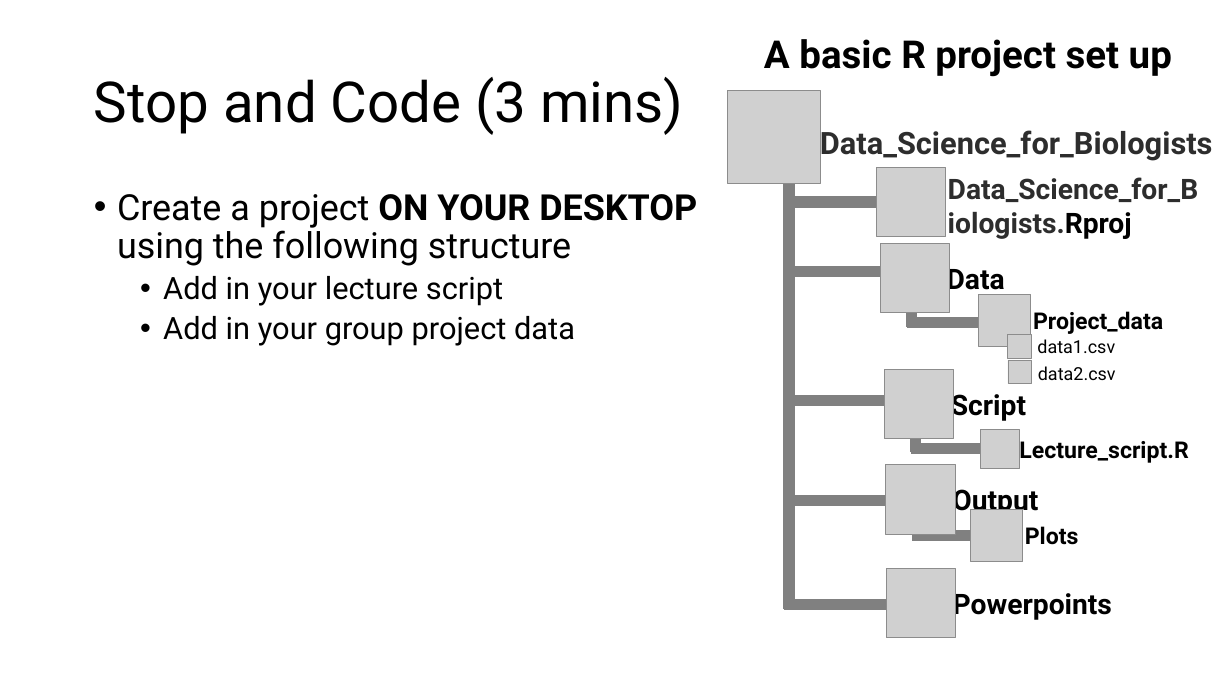
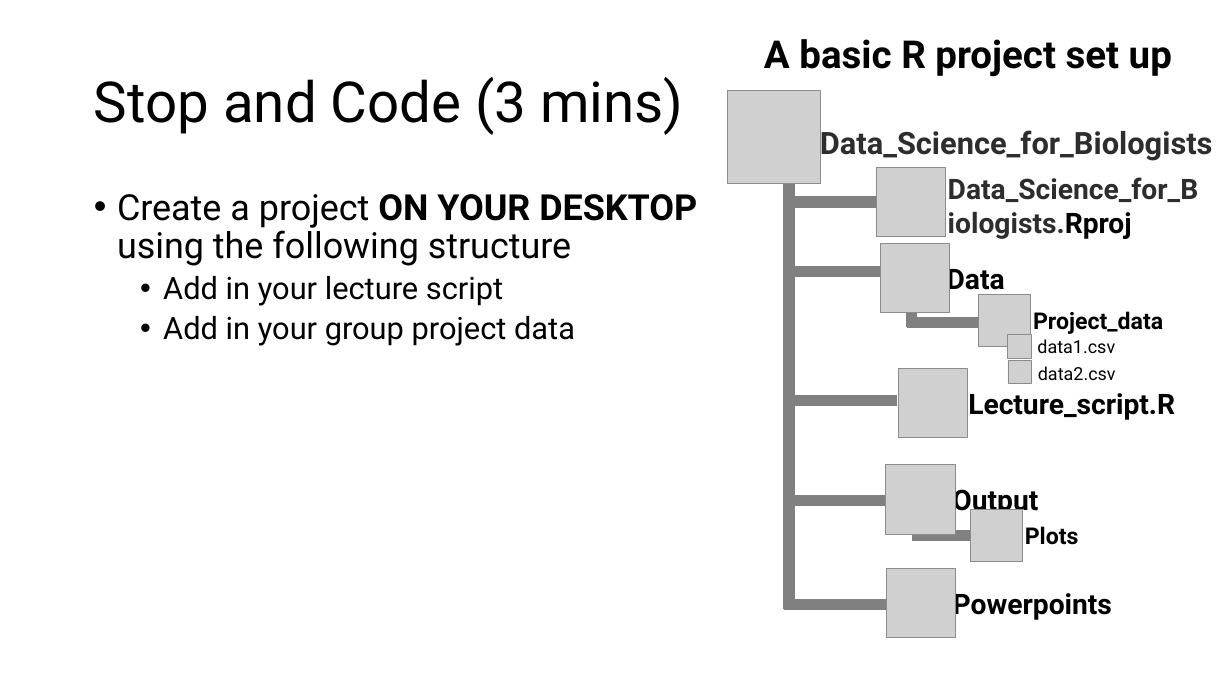
Before and after one commit to kris-wild/BIOL90041, a slide deck: slide 8 of Week_2/Workshop/Workshop_1.pptx (slide 13 before the commit). Drawn at 1232x693 pixels with LibreOffice and Linux fonts; fonts in the diff are those of the drawing; grey boxes stand for pictures. Boxes give left, top, right and bottom in pixels: in the first picture for what was removed or moved away, otherwise in the second. Text is boxed around its words. In the diff, an @@ line names an element or a change of style, - is before the commit and + after.

```diff
--- a/Week_2/Workshop/Workshop_1.pptx
+++ b/Week_2/Workshop/Workshop_1.pptx
@@ picture removed at box(884, 370, 954, 439) @@
@@ picture: place and size @@
-picture at box(981, 430, 1019, 469)
+picture at box(898, 369, 968, 438)
@@ text removed at box(951, 389, 1026, 422) @@
-Script
@@ text "Lecture_script.R": place and size @@
-text "Lecture_script.R" at box(1019, 438, 1188, 464)
+text "Lecture_script.R" at box(968, 393, 1175, 420)
@@ text "Lecture_script.R" at box(968, 393, 1175, 420): size 18 to 22 pt @@
@@ line removed from (990, 448) to (911, 448) @@
@@ line removed from (916, 423) to (916, 453) @@
```
Also in this commit, not shown: 5 slides removed.
